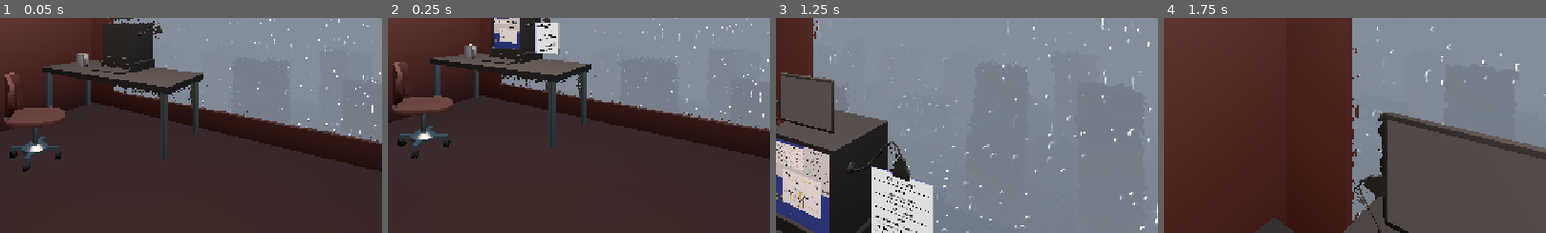
Above: before the commit, frames 1-4 (left to right).
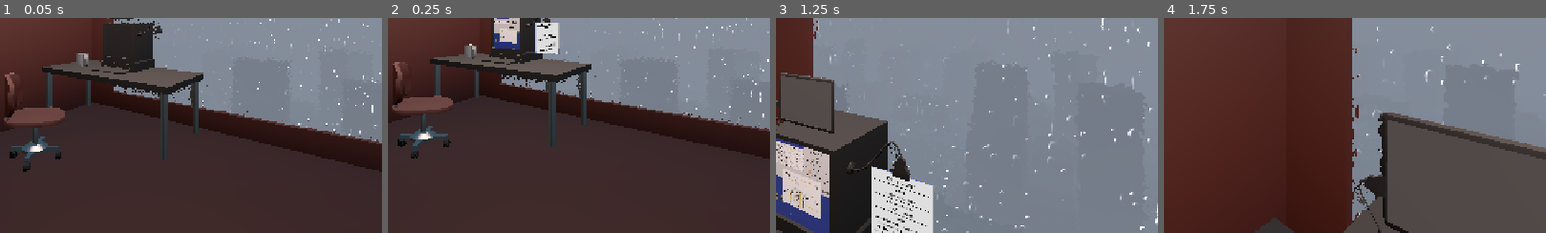
Above: after the commit, the same moments.

Repository: Ciph3rzer0/brackeys-2026.2-trust-no-one
Game: Godot game, scene res://scenes/city.tscn
Two runs of this game, one before a commit and one after it. Both use one fixed random seed, a clock stepped at 60 frames per second and the inputs below. The engine's default icon, where the game draws it, is replaced by a stand-in: a white triangle on a blue panel in a dark square. Sound files missing from this copy of the repository are replaced by a short silence.
Inputs (mouse positions are % of the whole screen's width and height, from its top left):
- Up to frame 1 (0.05 s): no input
- Up to frame 2 (0.25 s): no input
- Up to frame 3 (1.25 s): tap Enter at 0.5 s; move the mouse to (55, 50) at 0.52 s; hold W (pc_forward) from 0.53 s (still down); hold E (pc_interact) from 0.53 s (still down); click (55, 50) at 0.67 s; tap Space at 0.77 s
- Up to frame 4 (1.75 s): keep holding W (pc_forward); move the mouse to (45, 50) at 1.27 s; release E (pc_interact) at 1.28 s; tap Q at 1.35 s; tap Space at 1.52 s
The pictures show only the part of the screen within x 34-84%, y 49-99%; the shares and areas given below are measured in that part.

Frame 1 is identical in both runs. In frame 2, less than 0.1% of the frame differs, in the area x 29-33%, y 3-12%; in frame 3, less than 0.1%, in the area x 2-12%, y 70-87%; in frame 4, nothing differs.
Error in both runs: Invalid assignment of property or key 'plate' with value of type 'String' on a base object of type 'Resource (Quest)'. (res://autoloads/quest_system.gd:19)

Commit message:
feat: add astar node types

Diff:
--- a/ui/city-map/city_map.tscn
+++ b/ui/city-map/city_map.tscn
@@ -227,51 +227,66 @@
 
 [node name="POI_Airport" type="Sprite2D" parent="AStarGraph2D" unique_id=198210292 groups=["poi"]]
 position = Vector2(607.4767, 78.5047)
-texture = ExtResource("6_vipko")
+texture = ExtResource("5_wxgfj")
 script = ExtResource("3_54v2r")
 connections = Array[NodePath]([NodePath("../Intersection")])
+node_type = 1
 
 [node name="POI_Bank" type="Sprite2D" parent="AStarGraph2D" unique_id=194088079 groups=["poi"]]
 position = Vector2(-218.69165, 142.05609)
-texture = ExtResource("6_vipko")
+texture = ExtResource("5_wxgfj")
 script = ExtResource("3_54v2r")
 connections = Array[NodePath]([NodePath("../Intersection13")])
+node_type = 1
 
 [node name="POI_Harbor" type="Sprite2D" parent="AStarGraph2D" unique_id=1527434384 groups=["poi"]]
 position = Vector2(-663.5514, 155.1402)
-texture = ExtResource("6_vipko")
+texture = ExtResource("5_wxgfj")
 script = ExtResource("3_54v2r")
 connections = Array[NodePath]([NodePath("../Intersection17")])
+node_type = 1
 
 [node name="POI_Simon" type="Sprite2D" parent="AStarGraph2D" unique_id=707494836 groups=["poi"]]
 position = Vector2(-476.6355, 431.77573)
-texture = ExtResource("6_vipko")
+texture = ExtResource("5_wxgfj")
 script = ExtResource("3_54v2r")
 connections = Array[NodePath]([NodePath("../Intersection18")])
+node_type = 1
+
+[node name="POI_Simon2" type="Sprite2D" parent="AStarGraph2D" unique_id=1172352462 groups=["poi"]]
+position = Vector2(-334.5794, 33.644897)
+texture = ExtResource("5_wxgfj")
+script = ExtResource("3_54v2r")
+connections = Array[NodePath]([NodePath("../Intersection16")])
+node_type = 1
 
 [node name="CityExit" type="Sprite2D" parent="AStarGraph2D" unique_id=689469424 groups=["city_exit"]]
 position = Vector2(332, -668)
-texture = ExtResource("5_wxgfj")
+texture = ExtResource("6_vipko")
 script = ExtResource("3_54v2r")
 connections = Array[NodePath]([NodePath("../Intersection3")])
+node_type = 2
 
 [node name="CityExit2" type="Sprite2D" parent="AStarGraph2D" unique_id=1760566521 groups=["city_exit"]]
 position = Vector2(-279, 895)
-texture = ExtResource("5_wxgfj")
+texture = ExtResource("6_vipko")
 script = ExtResource("3_54v2r")
 connections = Array[NodePath]([NodePath("../Intersection27")])
+node_type = 2
 
 [node name="CityExit3" type="Sprite2D" parent="AStarGraph2D" unique_id=1300780649 groups=["city_exit"]]
 position = Vector2(1200, 709)
-texture = ExtResource("5_wxgfj")
+texture = ExtResource("6_vipko")
 script = ExtResource("3_54v2r")
 connections = Array[NodePath]([NodePath("../Intersection32")])
+node_type = 2
 
 [node name="CityExit4" type="Sprite2D" parent="AStarGraph2D" unique_id=1989954345 groups=["city_exit"]]
 position = Vector2(1357, -351)
-texture = ExtResource("5_wxgfj")
+texture = ExtResource("6_vipko")
 script = ExtResource("3_54v2r")
 connections = Array[NodePath]([NodePath("../Intersection5")])
+node_type = 2
 
 [node name="Clicker" type="StaticBody2D" parent="." unique_id=1737867403 node_paths=PackedStringArray("astar_graph_2d")]
 visible = false
--- a/ui/city-map/path_node_2d.gd
+++ b/ui/city-map/path_node_2d.gd
@@ -1,11 +1,25 @@
-#AI
 @tool
 class_name PathNode2D
-extends Node2D
-## A single vertex in an A* road graph. Position it with the normal 2D
-## move gizmo; drag other PathNode2D nodes from the Scene tree into
-## `connections` below to link them.
+extends Sprite2D
 
-## Other PathNode2D nodes this one connects to. Direction matters if
-## AStarGraph2D.bidirectional is false (see that node for one-way roads).
+const BLACK_GRADIENT_TEXTURE_2D = preload("uid://c4cdvmetoww61")
+const GREEN_GRADIENT_TEXTURE_2D = preload("uid://qlv27q81cyvk")
+const ORANGE_GRADIENT_TEXTURE_2D = preload("uid://cp6p7x7g37eh6")
+
+enum NodeType {
+	Intersection,
+	POI,
+	CityExit,
+}
+
 @export var connections: Array[NodePath] = []
+@export var node_type: NodeType:
+	set(val):
+		node_type = val
+		match node_type:
+			NodeType.Intersection:
+				texture = BLACK_GRADIENT_TEXTURE_2D
+			NodeType.POI:
+				texture = GREEN_GRADIENT_TEXTURE_2D
+			NodeType.CityExit:
+				texture = ORANGE_GRADIENT_TEXTURE_2D
--- a/ui/city-map/vehicle.gd
+++ b/ui/city-map/vehicle.gd
@@ -3,6 +3,18 @@
 ## Moves along whatever path it's given. Knows nothing about AStarGraph2D,
 ## markers, or how the path was computed — just follows PackedVector2Array
 ## points in order. Attach directly to the CharacterBody2D node.
+
+@export var home: PathNode2D
+@export var work: PathNode2D
+
+enum WorkShift {
+	Day,
+	Evening,
+	Night
+}
+@export var work_shift: WorkShift
+
+#@export var destinations: Array
 
 @export var city_map: CityMap
 @export var astar: AStarGraph2D
